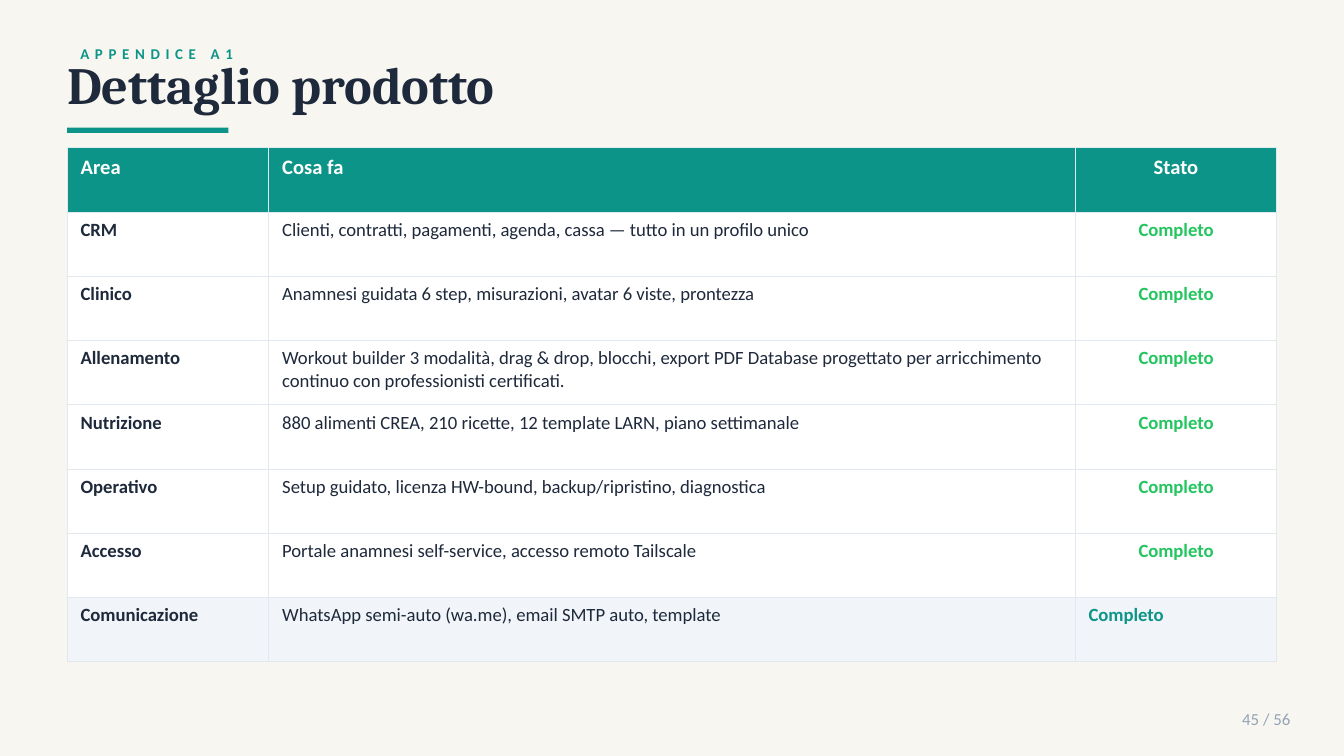
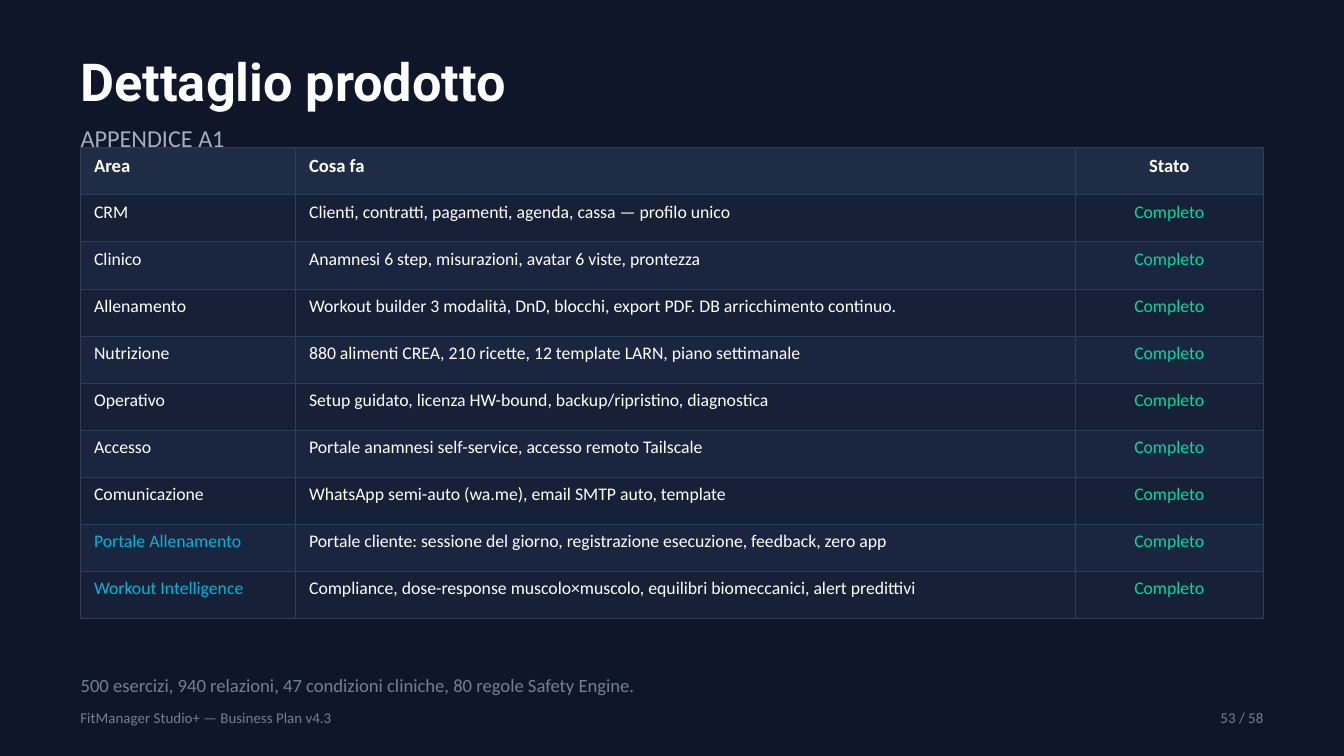
Before and after one commit to gverardo87-lab/FitManager_Studio-, a slide deck: slide 53 of FitManager_Business_Plan_2026.pptx (slide 45 before the commit). Drawn at 1344x756 pixels with LibreOffice and Linux fonts; fonts in the diff are those of the drawing. Boxes give left, top, right and bottom in pixels: in the first picture for what was removed or moved away, otherwise in the second. Text is boxed around its words. In the diff, an @@ line names an element or a change of style, - is before the commit and + after.

```diff
--- a/FitManager_Business_Plan_2026.pptx
+++ b/FitManager_Business_Plan_2026.pptx
@@ background #F8F6F0 to #0F1629 @@
@@ text "Dettaglio prodotto": place and size @@
-text "Dettaglio prodotto" at box(67, 56, 495, 116)
+text "Dettaglio prodotto" at box(81, 61, 506, 112)
@@ text "Dettaglio prodotto" at box(81, 61, 506, 112): font Cambria to Roboto, text colour #1E293B to #FFFFFF @@
@@ text "APPENDICE A1": place and size @@
-text "APPENDICE A1" at box(80, 49, 233, 59)
+text "APPENDICE A1" at box(81, 131, 224, 148)
@@ text "APPENDICE A1" at box(81, 131, 224, 148): size 8 to 13 pt, text colour #0D9488 to #A0AEC0, letter spacing 3 to 0 pt, bold off @@
@@ rectangle removed at box(67, 128, 228, 133) @@
@@ table at box(81, 148, 1263, 601) @@
-row 2, column 2: Clienti, contratti, pagamenti, agenda, cassa — tutto in un profilo unico
+row 2, column 2: Clienti, contratti, pagamenti, agenda, cassa — profilo unico
-row 3, column 2: Anamnesi guidata 6 step, misurazioni, avatar 6 viste, prontezza
+row 3, column 2: Anamnesi 6 step, misurazioni, avatar 6 viste, prontezza
-row 4, column 2: Workout builder 3 modalità, drag & drop, blocchi, export PDF Database progettato per arricchimento continuo con professionisti certificati.
+row 4, column 2: Workout builder 3 modalità, DnD, blocchi, export PDF. DB arricchimento continuo.
+row 9: Portale Allenamento | Portale cliente: sessione del giorno, registrazione esecuzione, feedback, zero app | Completo
+row 10: Workout Intelligence | Compliance, dose-response muscolo×muscolo, equilibri biomeccanici, alert predittivi | Completo
@@ table: place and size @@
-table at box(67, 148, 1277, 661)
+table at box(81, 148, 1263, 601)
@@ text added at box(81, 679, 635, 695), 10 pt, text #718096 @@
+500 esercizi, 940 relazioni, 47 condizioni cliniche, 80 regole Safety Engine.
@@ text added at box(80, 712, 332, 726), 8 pt, text #718096 @@
+FitManager Studio+ — Business Plan v4.3
@@ text added at box(1220, 713, 1263, 723), 8 pt, text #718096 @@
+53 / 58
@@ text removed at box(1242, 714, 1290, 725) @@
-45 / 56
```
Also in this commit, not shown: 31 other slides changed, 26 slides added, 24 slides removed, 3 other files.
